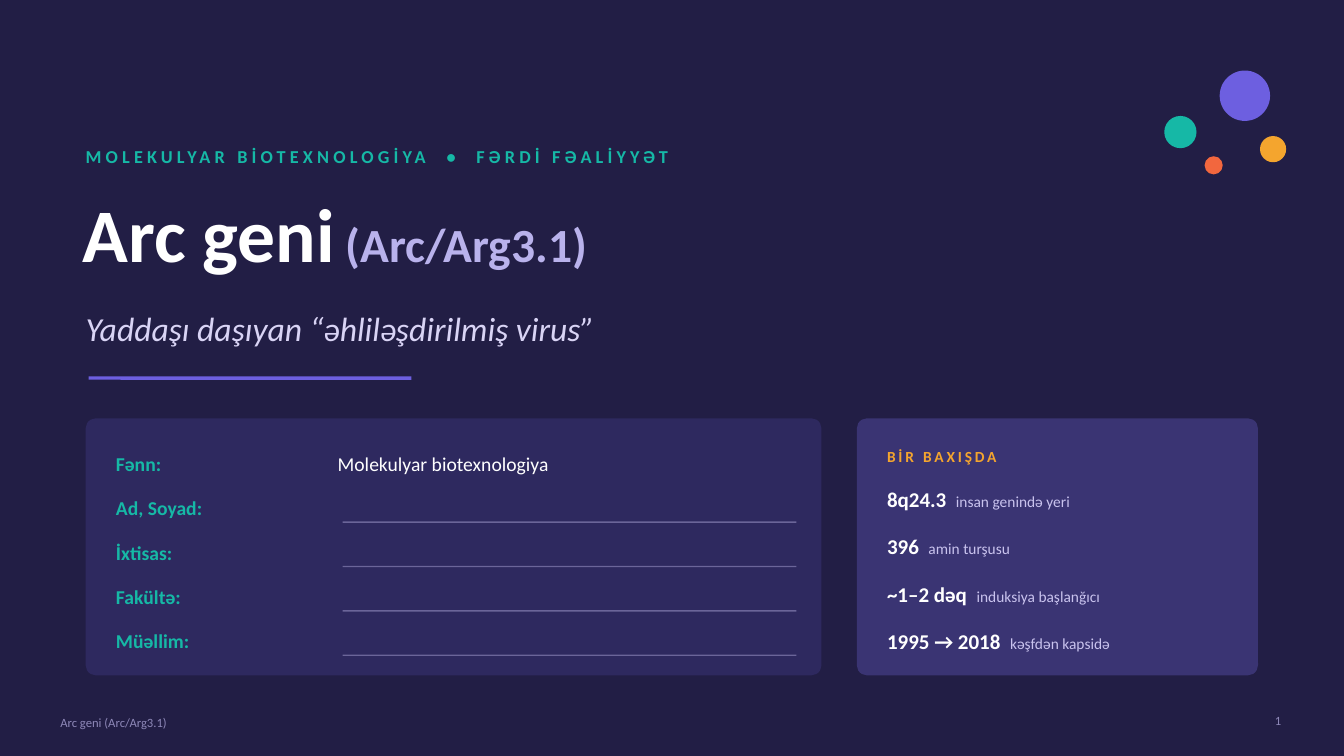
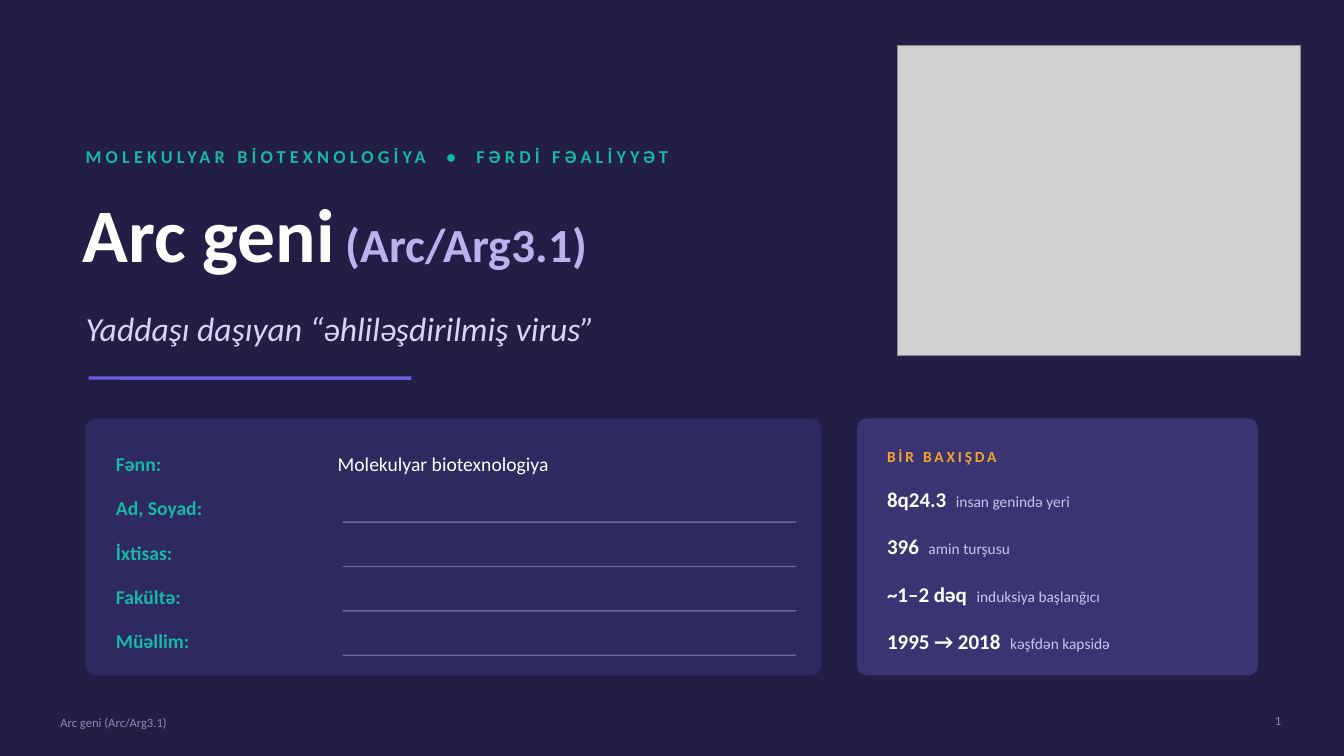
Before and after one commit to Qwrtyqwerty12345/sherlock, a slide deck: slide 1 of Arc_geni_slaydlar.pptx. Drawn at 1344x756 pixels with LibreOffice and Linux fonts; fonts in the diff are those of the drawing; grey boxes stand for pictures. Boxes give left, top, right and bottom in pixels: in the first picture for what was removed or moved away, otherwise in the second. Text is boxed around its words. In the diff, an @@ line names an element or a change of style, - is before the commit and + after.

```diff
--- a/Arc_geni_slaydlar.pptx
+++ b/Arc_geni_slaydlar.pptx
@@ picture added at (897,45,1301,356) @@
@@ ellipse removed at (1220,71,1270,121) @@
@@ ellipse removed at (1165,116,1197,148) @@
@@ ellipse removed at (1260,136,1287,162) @@
@@ ellipse removed at (1205,156,1223,174) @@
```
Also in this commit, not shown: 6 other slides changed.
